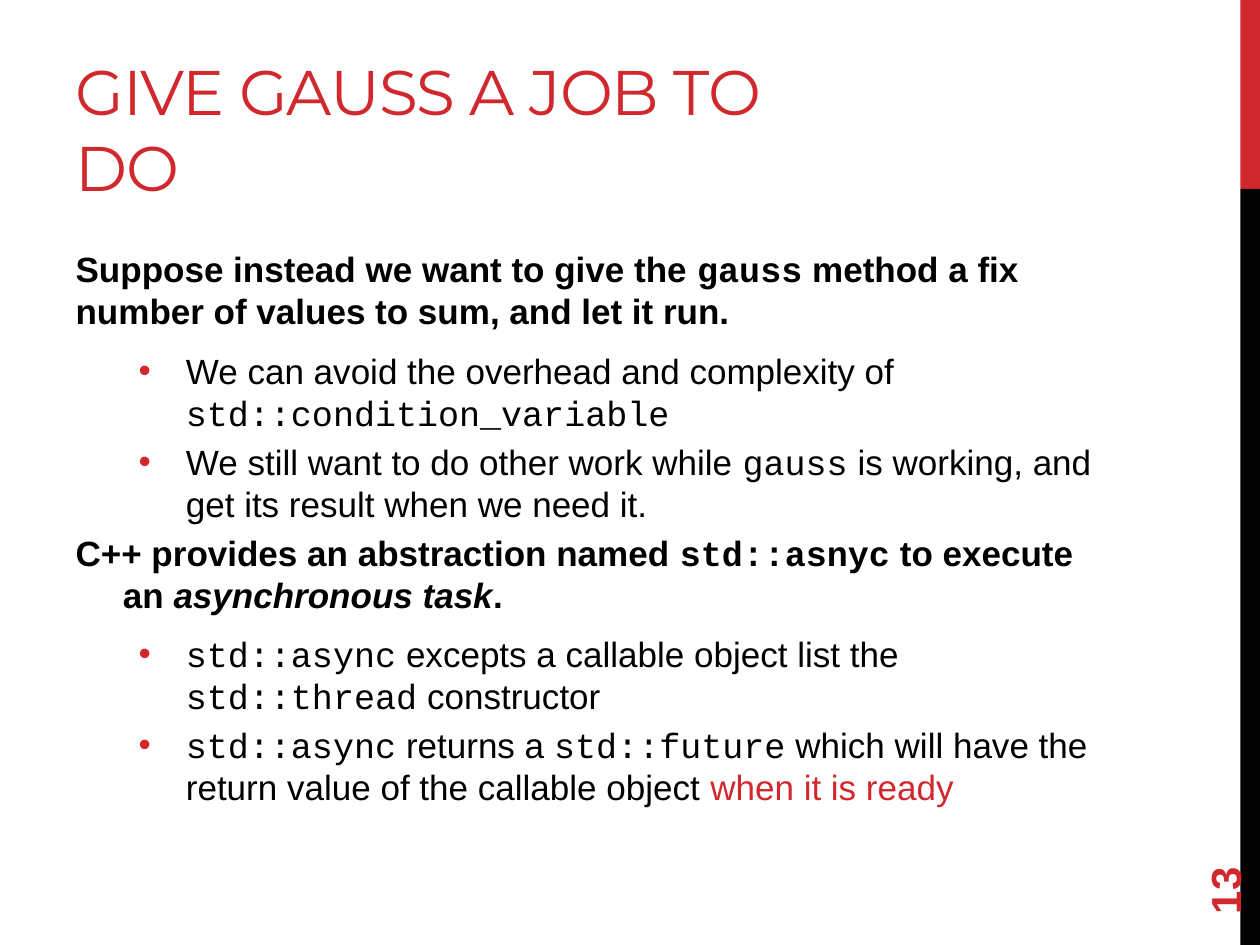
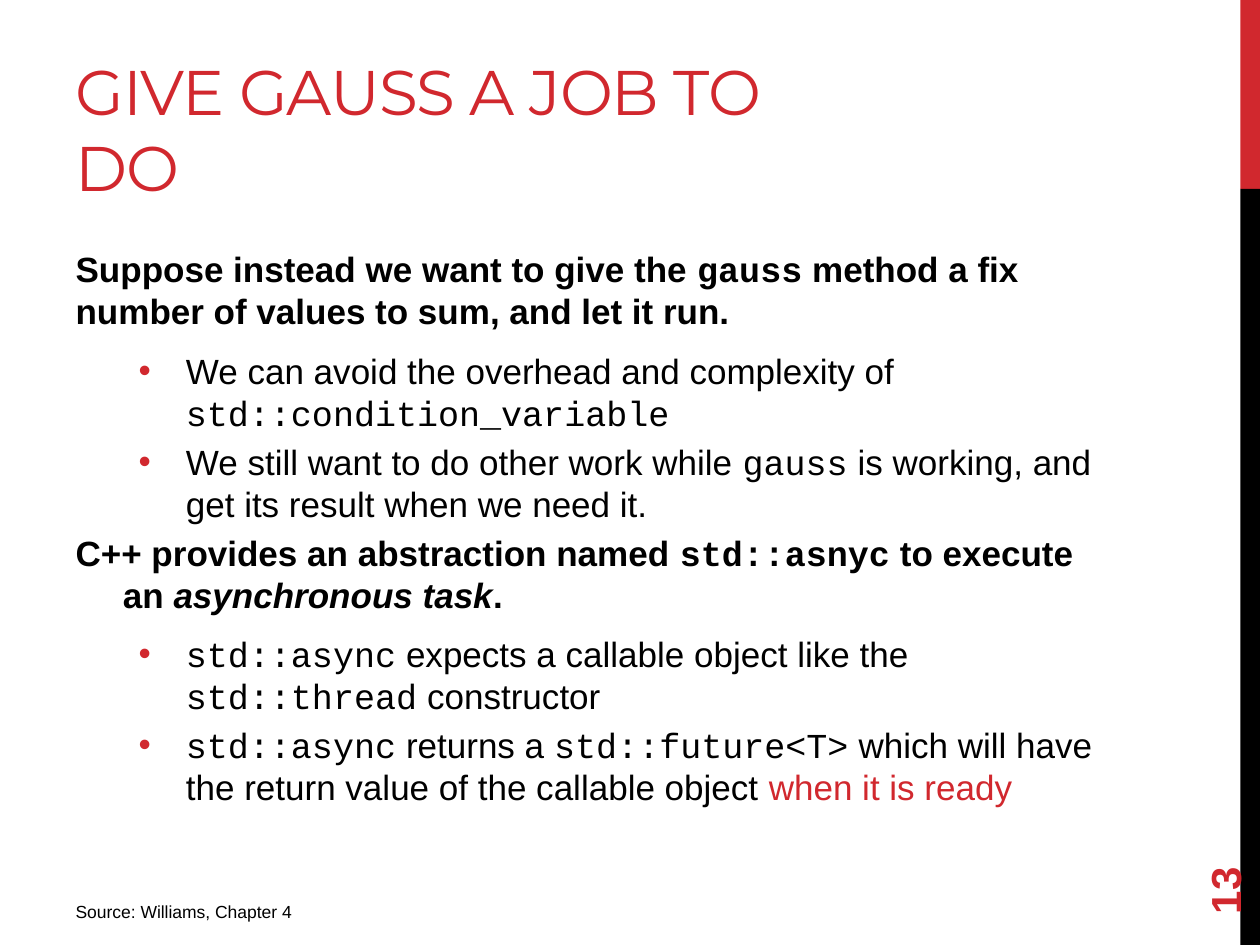
Before and after one commit to joshpeterson/DevelopingConcurrentSoftware, a slide deck: slide 13 of Lectures/Asynchronous Operations/Asynchronous Operations.pptx. Drawn at 1260x945 pixels with LibreOffice and Linux fonts; fonts in the diff are those of the drawing. Boxes give left, top, right and bottom in pixels: in the first picture for what was removed or moved away, otherwise in the second. Text is boxed around its words. In the diff, an @@ line names an element or a change of style, - is before the commit and + after.

Commit message:
Add details about std::async.

```diff
--- a/Lectures/Asynchronous Operations/Asynchronous Operations.pptx
+++ b/Lectures/Asynchronous Operations/Asynchronous Operations.pptx
@@ text at (186,641,1092,807): text changed @@
-  • std::async excepts a callable object list the std::thread constructor
-  • std::async returns a std::future which will have the return value of the callable object when it is ready
+  • std::async expects a callable object like the std::thread constructor
+  • std::async returns a std::future<T> which will have the return value of the callable object when it is ready
@@ text added at (76,905,292,922), 10 pt, text #000000 @@
+Source: Williams, Chapter 4
```
Also in this commit, not shown: 5 other slides changed, 3 slides added, 4 other files.
